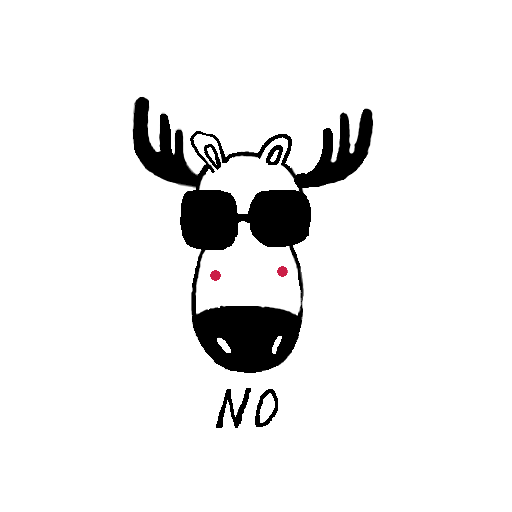
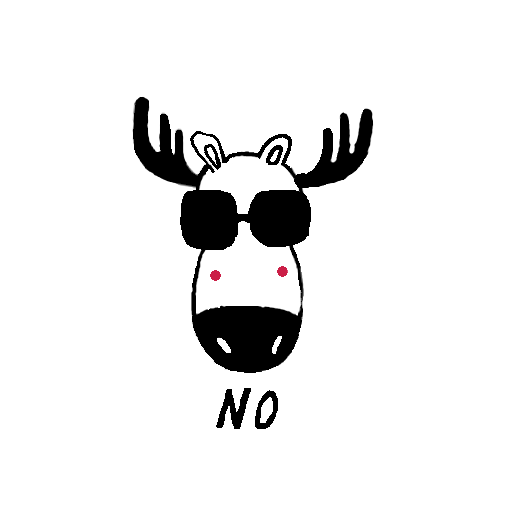
Revision of a layered 512x512 image; what changed, layer by layer:
renamed "Pasted Layer" to "endie-2.png", painted on it over bbox(216, 388, 276, 429)
